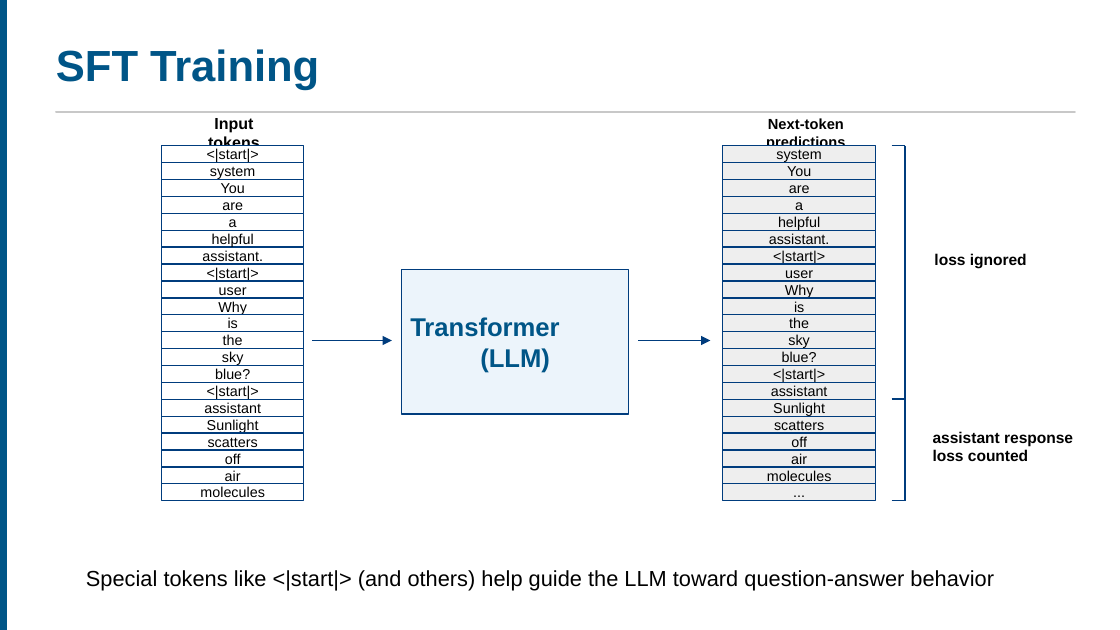
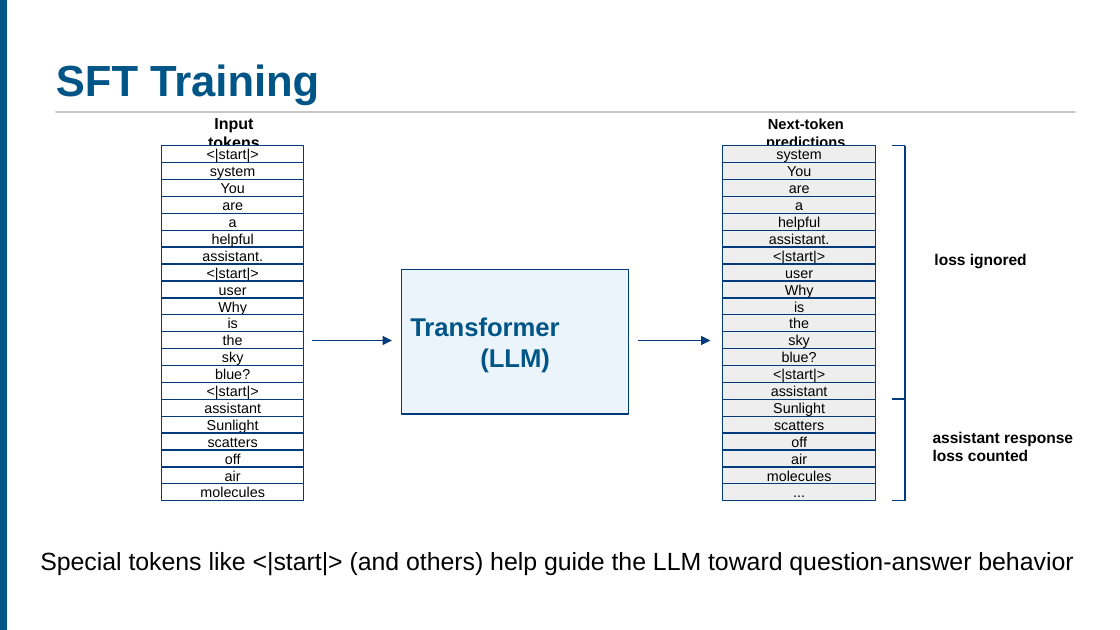
Before and after one commit to ucla-anderson-SSAI/SSAI, a slide deck: slide 10 of Slides/Week 7/Week7.pptx. Drawn at 1120x630 pixels with LibreOffice and Linux fonts; fonts in the diff are those of the drawing. Boxes give left, top, right and bottom in pixels: in the first picture for what was removed or moved away, otherwise in the second. Text is boxed around its words. In the diff, an @@ line names an element or a change of style, - is before the commit and + after.

```diff
--- a/Slides/Week 7/Week7.pptx
+++ b/Slides/Week 7/Week7.pptx
@@ text "SFT Training": place and size @@
-text "SFT Training" at box(56, 49, 319, 90)
+text "SFT Training" at box(56, 64, 319, 105)
@@ text "Special tokens like <|start|> (and ...": place and size @@
-text "Special tokens like <|start|> (and ..." at box(86, 570, 994, 591)
+text "Special tokens like <|start|> (and ..." at box(40, 552, 1073, 576)
@@ text "Special tokens like <|start|> (and ..." at box(40, 552, 1073, 576): size 14 to 16 pt @@
```
Also in this commit, not shown: 12 other slides changed, 2 other files.
